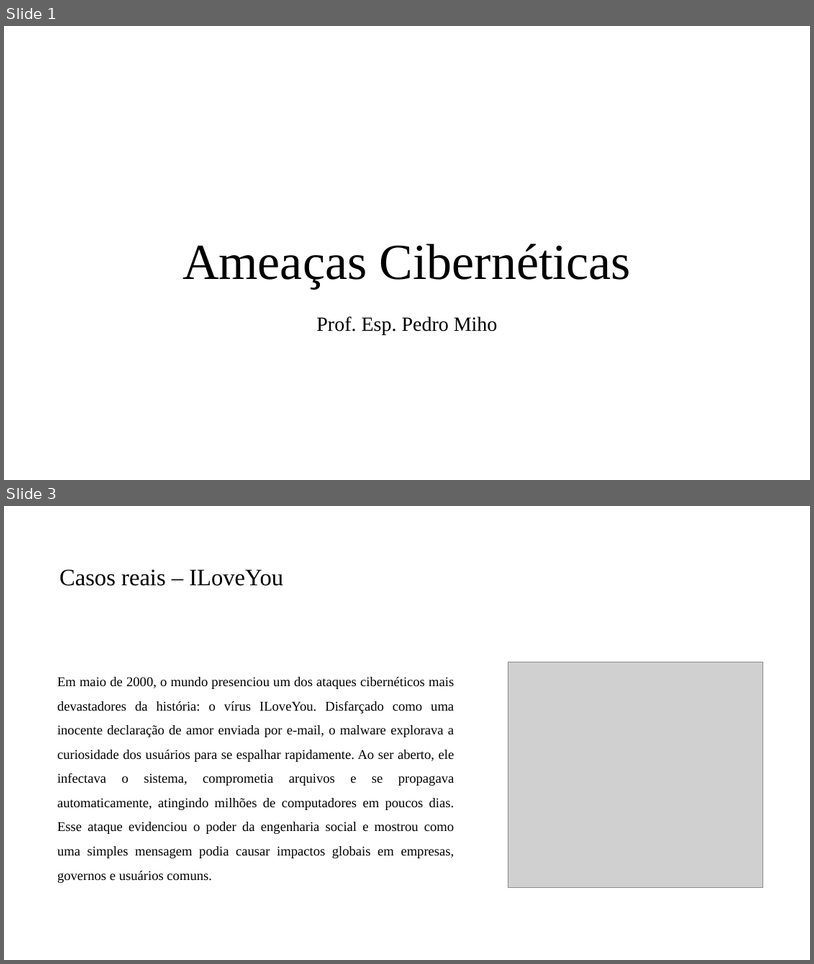
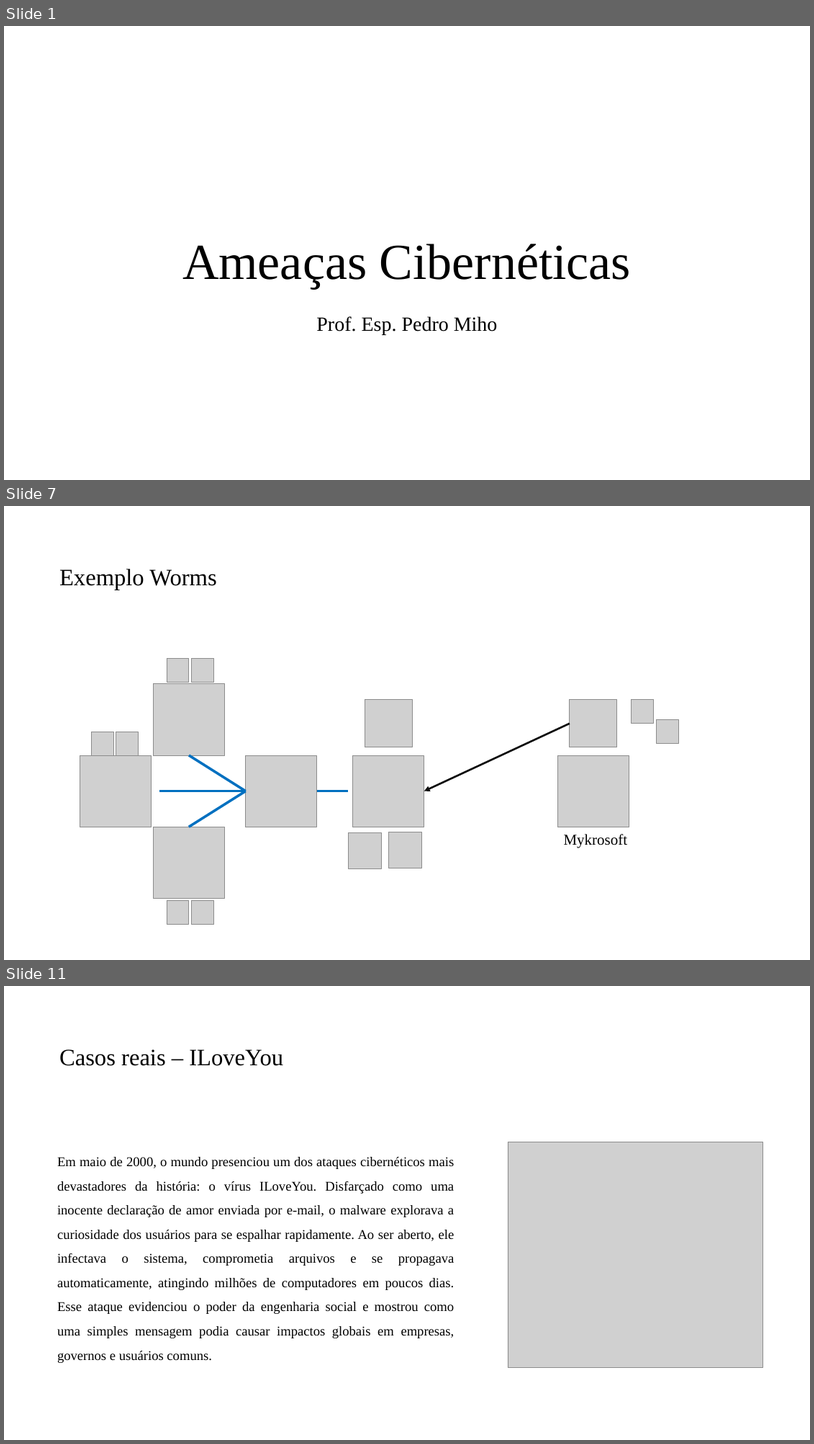
Before and after one commit to PedroMiho/UMC, a slide deck: Projeto de Software e Segurança da Informação - 2026/Segurança da Informação/Aula 02 - Ameaças Cibernéticas/Ameaças Ciberneticas.pptx. Shown one above the other, each under a label of ours: slides 1 and 3 before the commit, slides 1, 7 and 11 after it; the slides between them are not shown. The pictures are 814x964 and 814x1444 pixels, drawn with LibreOffice and Linux fonts; fonts in the diff are those of the drawing; grey boxes stand for pictures; background and template pictures are left out. Boxes give left, top, right and bottom in pixels: in the first picture for what was removed or moved away, otherwise in the second. Text is boxed around its words. In the diff, an @@ line names an element or a change of style, - is before the commit and + after.

```diff
--- a/Projeto de Software e Segurança da Informação - 2026/Segurança da Informação/Aula 02 - Ameaças Cibernéticas/Ameaças Ciberneticas.pptx
+++ b/Projeto de Software e Segurança da Informação - 2026/Segurança da Informação/Aula 02 - Ameaças Cibernéticas/Ameaças Ciberneticas.pptx
@@ slide 7 added at box(4, 506, 810, 960), background #FFFFFF @@
@@ title added at box(59, 569, 216, 590), 28 pt, text #000000 @@
+Exemplo Worms
@@ picture added at box(167, 658, 189, 682) @@
@@ picture added at box(191, 658, 214, 682) @@
@@ picture added at box(154, 684, 225, 755) @@
@@ picture added at box(365, 700, 413, 747) @@
@@ picture added at box(570, 700, 618, 747) @@
@@ picture added at box(632, 700, 654, 723) @@
@@ picture added at box(657, 720, 680, 743) @@
@@ picture added at box(91, 731, 113, 755) @@
@@ picture added at box(116, 731, 139, 755) @@
@@ arrow added from (570, 723) to (424, 791), #0D0D0D 2.25 pt @@
@@ picture added at box(80, 755, 151, 826) @@
@@ line added from (189, 755) to (246, 791), #0070C0 3 pt @@
@@ picture added at box(246, 755, 317, 826) @@
@@ picture added at box(353, 755, 424, 826) @@
@@ picture added at box(558, 755, 630, 826) @@
@@ line added from (160, 791) to (246, 791), #0070C0 3 pt @@
@@ line added from (246, 791) to (189, 826), #0070C0 3 pt @@
@@ line added from (317, 791) to (349, 791), #0070C0 3 pt @@
@@ picture added at box(154, 826, 225, 898) @@
@@ picture added at box(349, 833, 382, 868) @@
@@ picture added at box(388, 832, 422, 867) @@
@@ text added at box(564, 834, 628, 848), 18 pt, text #000000 @@
+Mykrosoft
@@ picture added at box(167, 900, 189, 924) @@
@@ picture added at box(191, 900, 214, 924) @@
@@ what was slide 3 is now slide 11 @@
```
Also in this commit, not shown: 1 slide changed, 7 other slides added, 1 other file.
